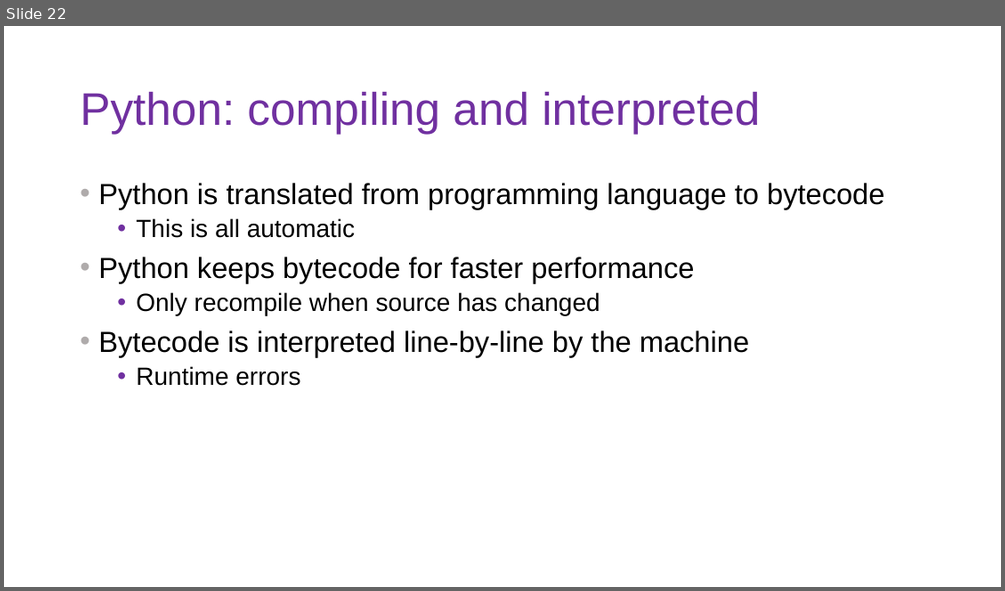
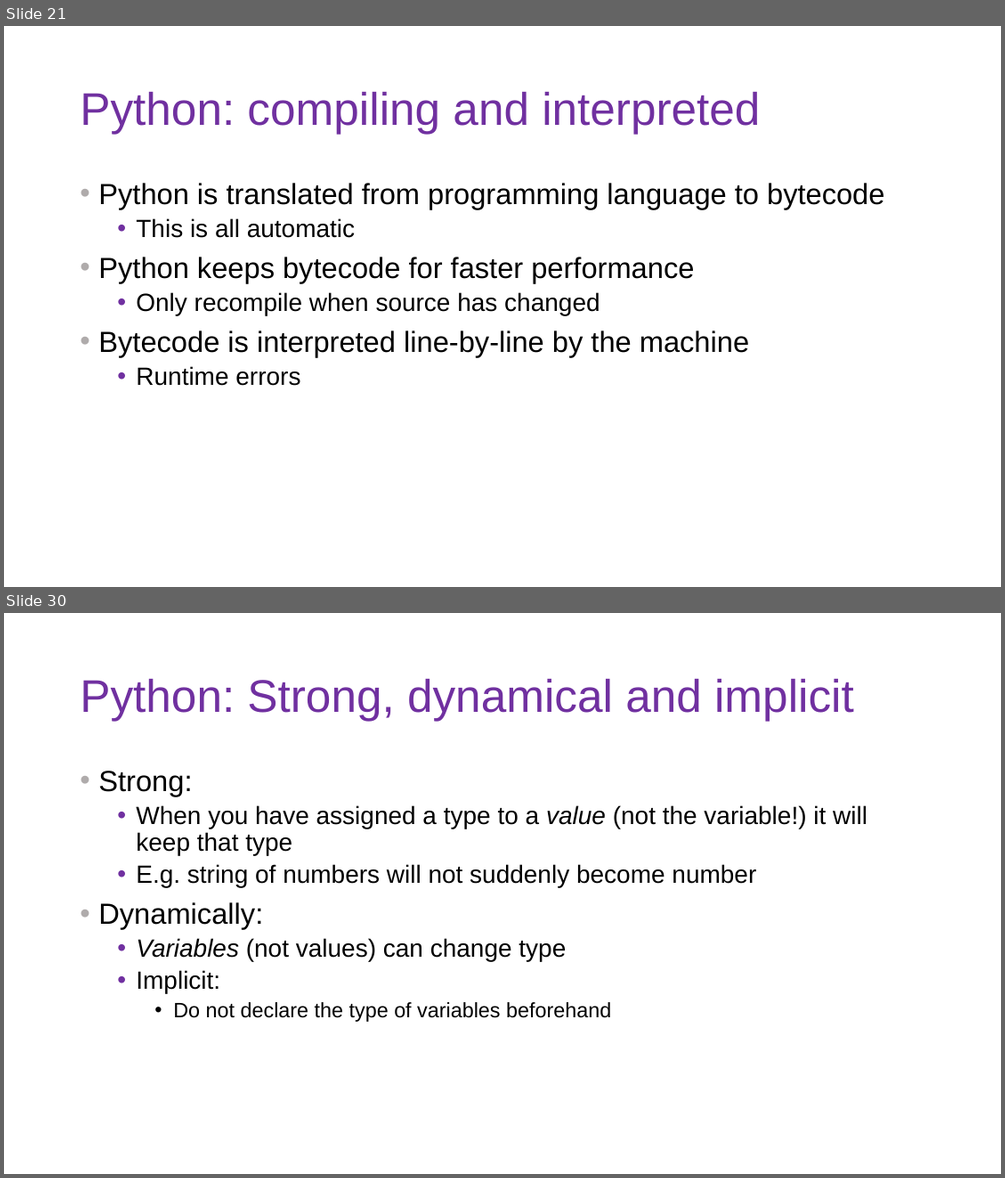
Before and after one commit to DoriMG/SN_python_course, a slide deck: lectures/1_intro_cs.pptx. Shown one above the other, each under a label of ours: slide 22 before the commit, slides 21 and 30 after it; the slides between them are not shown. The pictures are 1005x591 and 1005x1178 pixels, drawn with LibreOffice and Linux fonts; fonts in the diff are those of the drawing. Boxes give left, top, right and bottom in pixels: in the first picture for what was removed or moved away, otherwise in the second. Text is boxed around its words. In the diff, an @@ line names an element or a change of style, - is before the commit and + after.

```diff
--- a/lectures/1_intro_cs.pptx
+++ b/lectures/1_intro_cs.pptx
@@ slide 30 added at bbox=[4, 613, 1001, 1174], background #FFFFFF @@
@@ title added at bbox=[80, 679, 854, 721], 44 pt, text #7030A0 @@
+Python: Strong, dynamical and implicit
@@ text added at bbox=[98, 771, 867, 1022], 24 pt, text #000000 @@
+• Strong:
+  • When you have assigned a type to a value (not the variable!) it will keep that type
+  • E.g. string of numbers will not suddenly become number
+• Dynamically:
+  • Variables (not values) can change type
+  • Implicit:
+    • Do not declare the type of variables beforehand
@@ what was slide 22 is now slide 21 @@
```
Also in this commit, not shown: 11 other slides added, 6 slides removed, 40 other files.
